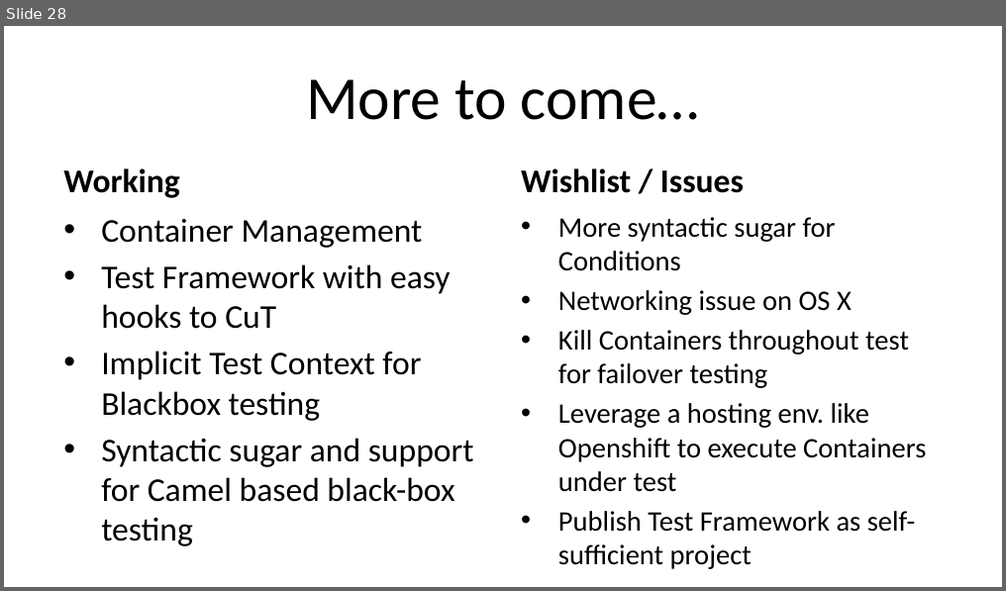
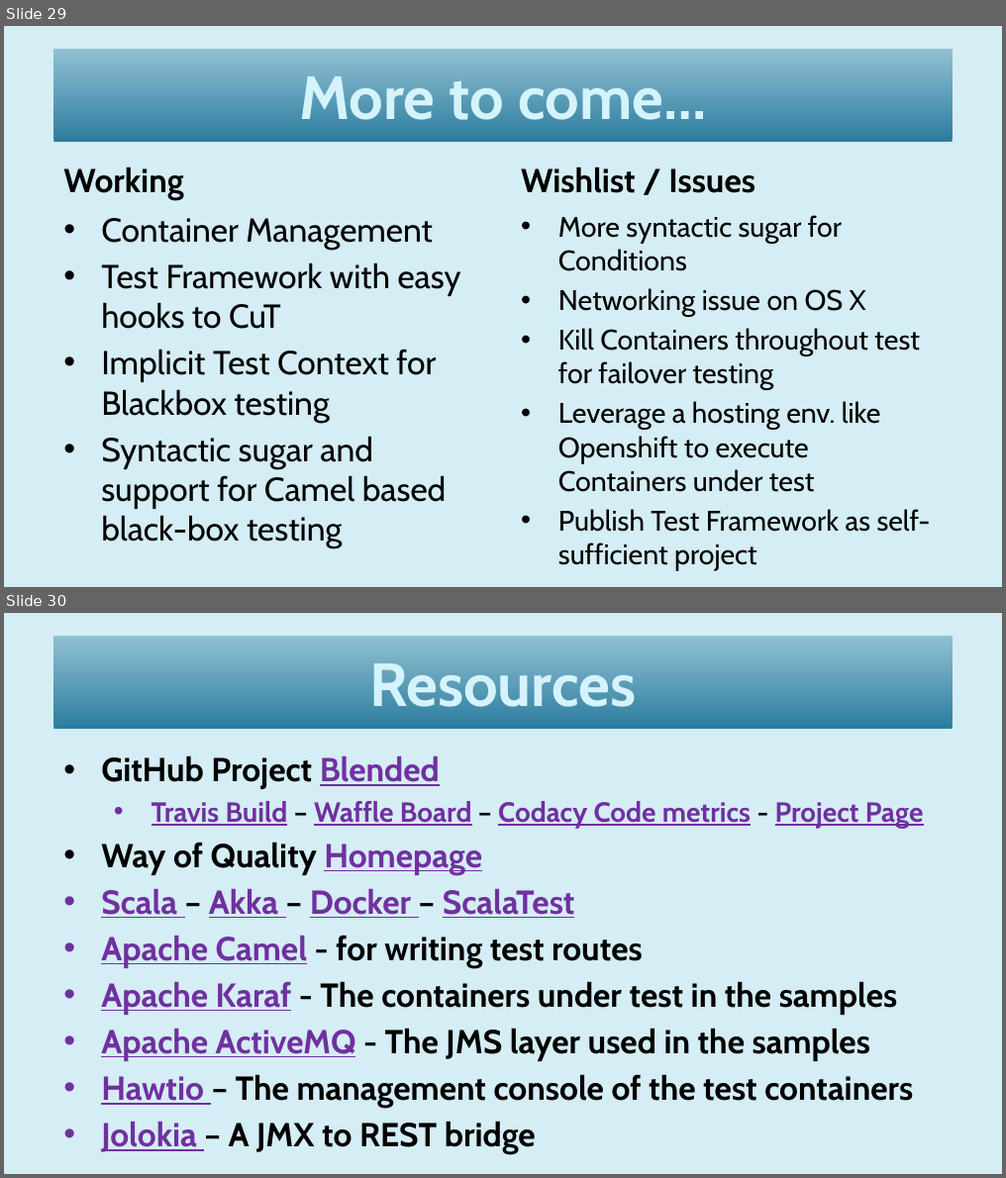
Before and after one commit to woq-blended/woq.github.io, a slide deck: media/IntegrationTesting.pptx. Shown one above the other, each under a label of ours: slide 28 before the commit, slides 29 and 30 after it. The pictures are 1006x591 and 1006x1178 pixels, drawn with LibreOffice and Linux fonts; fonts in the diff are those of the drawing. Boxes give left, top, right and bottom in pixels: in the first picture for what was removed or moved away, otherwise in the second. Text is boxed around its words. In the diff, an @@ line names an element or a change of style, - is before the commit and + after.

Commit message:
Working on Integration test presentation.

```diff
--- a/media/IntegrationTesting.pptx
+++ b/media/IntegrationTesting.pptx
@@ slide 30 added at [4, 613, 1002, 1174], background #D5EDF4 @@
@@ title added at [54, 636, 952, 730], fill gradient #2C7C9F to #91C1D2, 44 pt, text #D5F4FD, bold @@
+Resources
@@ text added at [101, 756, 924, 1155], 24 pt, text #000000, bold @@
+• GitHub Project Blended
+  • Travis Build – Waffle Board – Codacy Code metrics - Project Page
+• Way of Quality Homepage
+• Scala – Akka – Docker – ScalaTest
+• Apache Camel - for writing test routes
+• Apache Karaf - The containers under test in the samples
+• Apache ActiveMQ - The JMS layer used in the samples
+• Hawtio – The management console of the test containers
+• Jolokia – A JMX to REST bridge
@@ what was slide 28 is now slide 29 @@
@@ slide 29 changed as well @@
@@ background #FFFFFF to #D5EDF4 @@
@@ title "More to come…": place and size @@
-title "More to come…" at [306, 79, 699, 120]
+title "More to come…" at [54, 49, 952, 143]
@@ title "More to come…" at [54, 49, 952, 143]: font Calibri to Cabin, text colour #000000 to #D5F4FD, letter outline none to #002144 1 pt, bold on; fill none to gradient #2C7C9F to #91C1D2 @@
@@ font Calibri to Cabin in 4 elements at [63, 167, 183, 200], [101, 218, 461, 549], [521, 167, 755, 193], [558, 215, 931, 532] @@
```
Also in this commit, not shown: 24 other slides changed, 4 other slides added, 3 slides removed, 3 other files.
